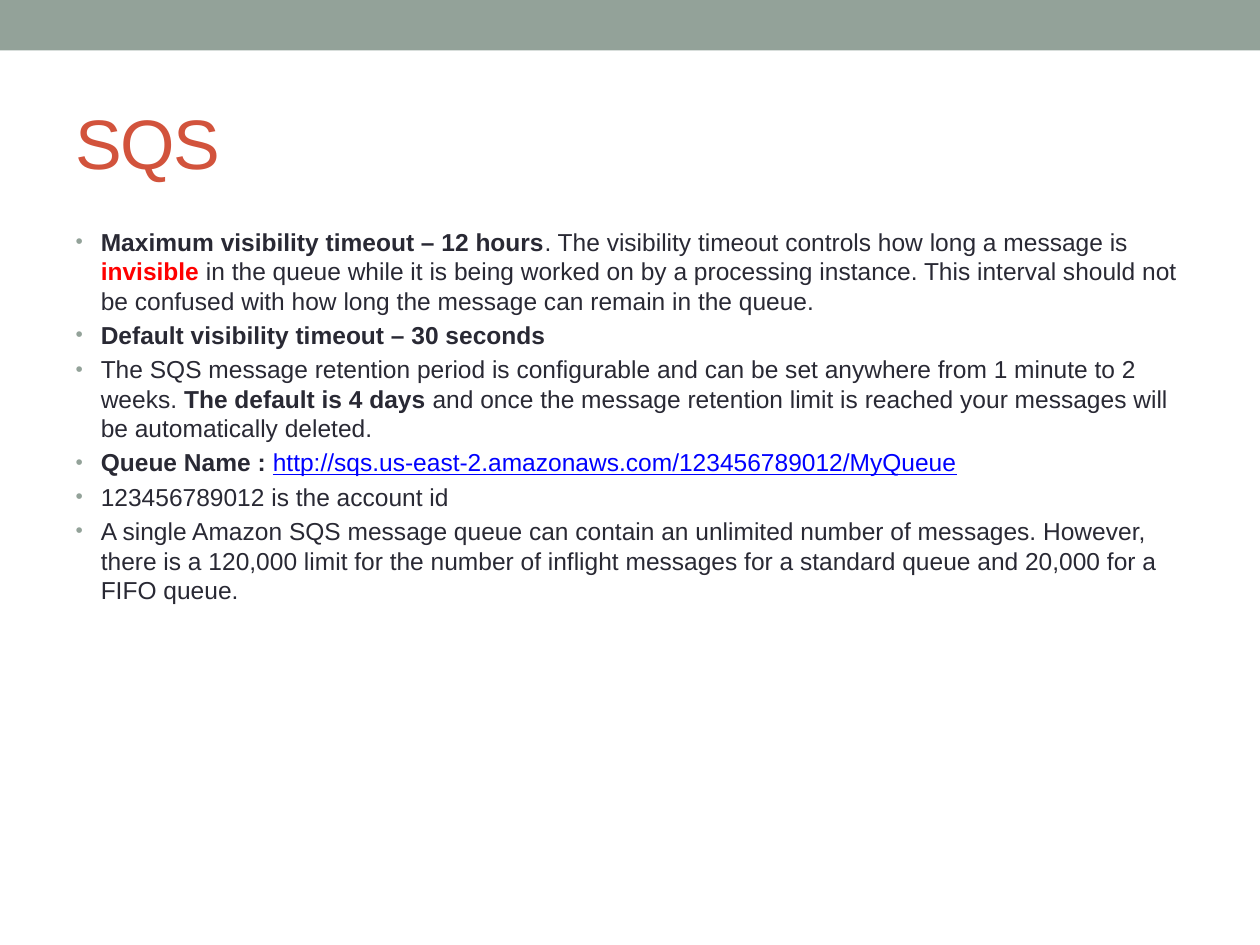
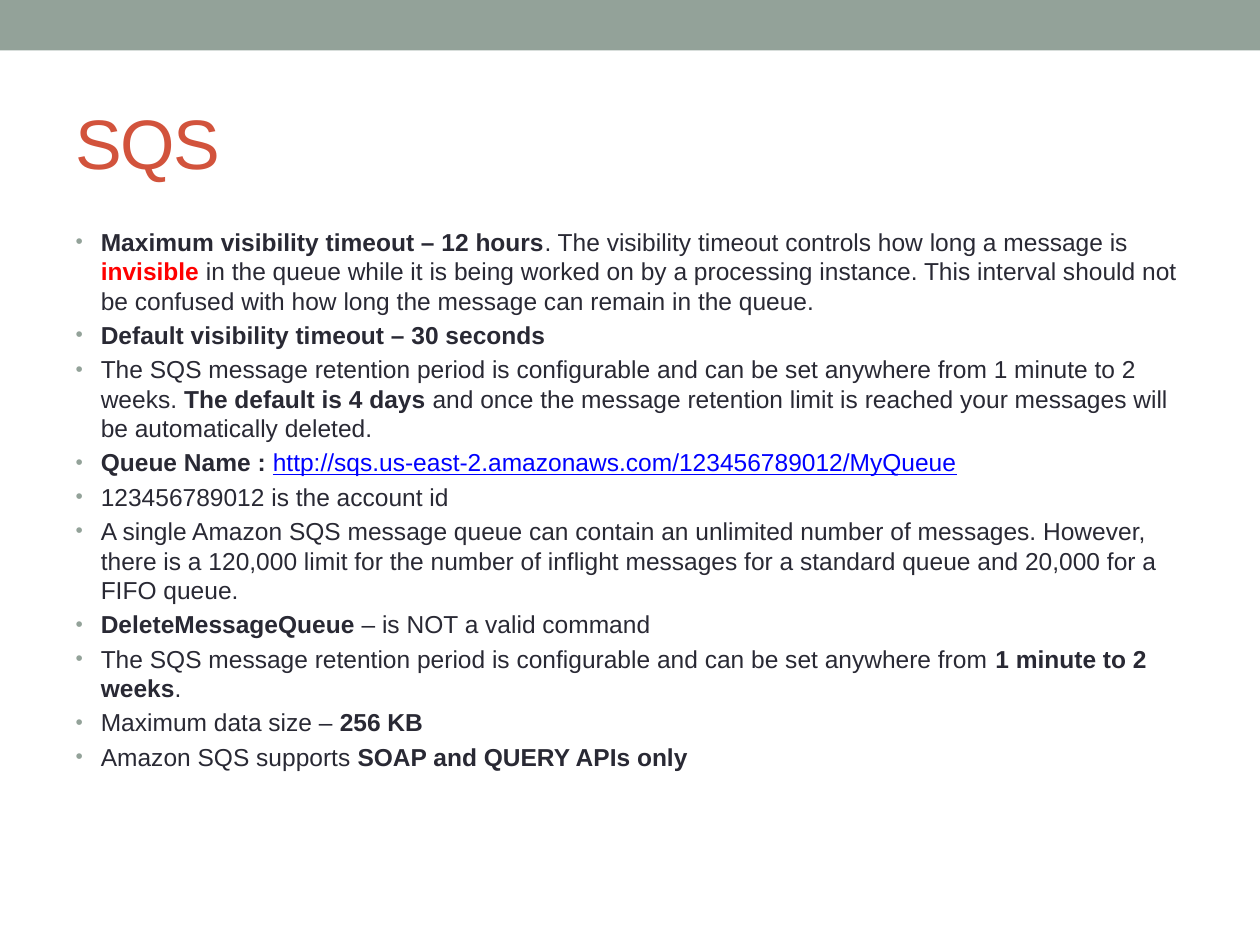
Before and after one commit to notionquest/ProjectDocumentation, a slide deck: slide 23 of AWS_Solution_Architect.pptx. Drawn at 1260x945 pixels with LibreOffice and Linux fonts; fonts in the diff are those of the drawing. Boxes give left, top, right and bottom in pixels: in the first picture for what was removed or moved away, otherwise in the second. Text is boxed around its words. In the diff, an @@ line names an element or a change of style, - is before the commit and + after.

```diff
--- a/AWS_Solution_Architect.pptx
+++ b/AWS_Solution_Architect.pptx
@@ text at bbox=[101, 615, 1147, 771]: paragraphs added @@
+• DeleteMessageQueue – is NOT a valid command
+• The SQS message retention period is configurable and can be set anywhere from 1 minute to 2 weeks.
+• Maximum data size – 256 KB
+• Amazon SQS supports SOAP and QUERY APIs only
```
Also in this commit, not shown: 9 other slides changed, 4 slides added.
